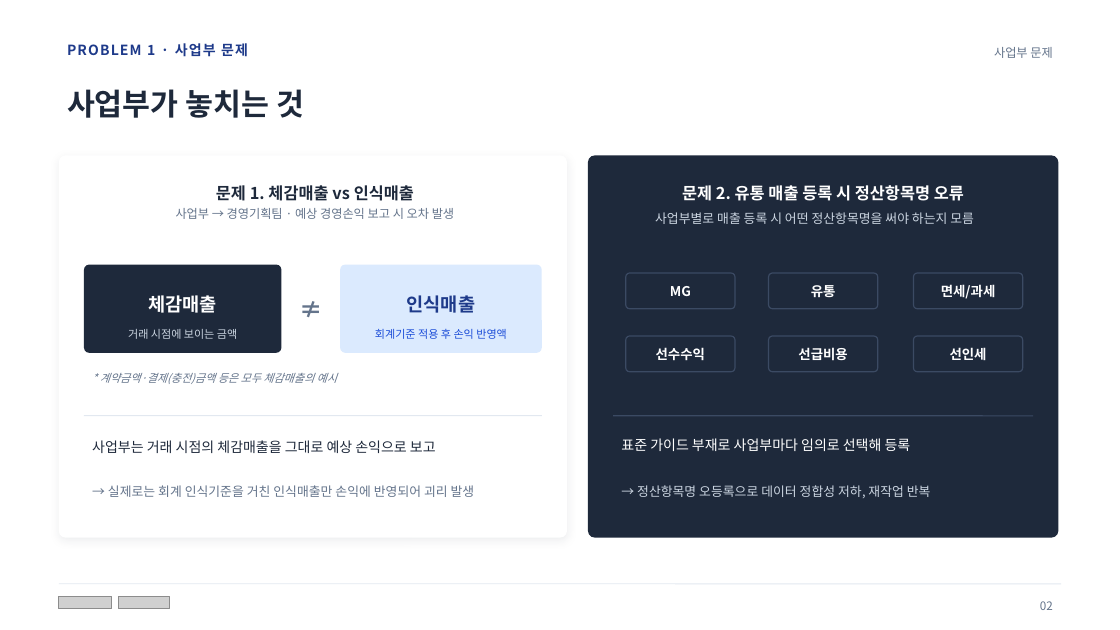
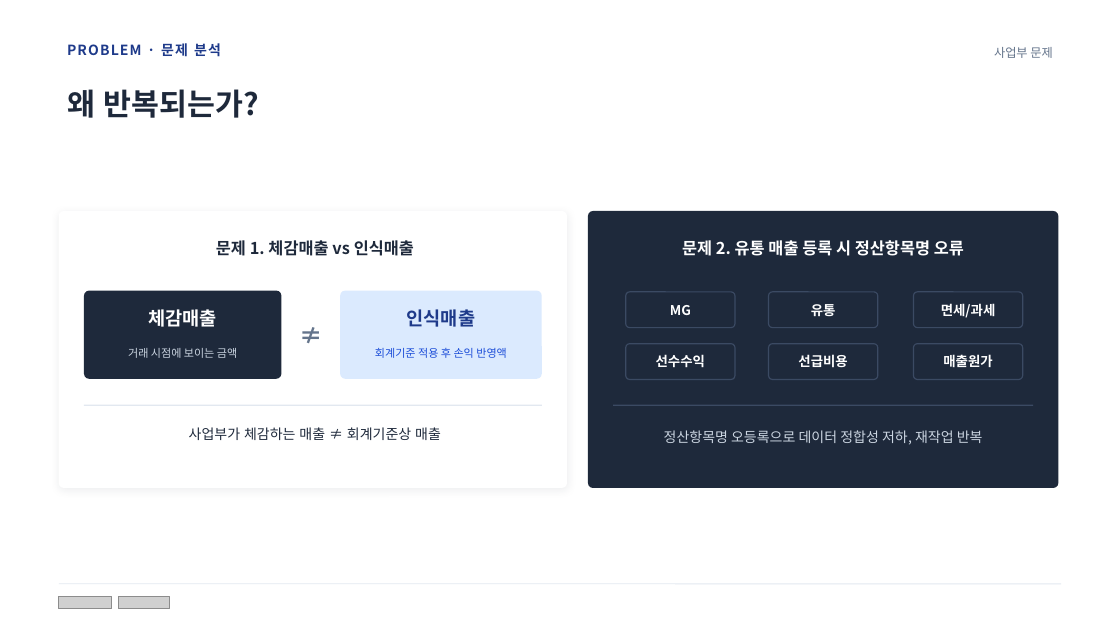
Before and after one commit to mdj11-netizen/vs-code, a slide deck: slide 13 of 과제pt/PPT/최종발표_회계Wiki구축_문동진_v2.pptx (slide 2 before the commit). Drawn at 1120x630 pixels with LibreOffice and Linux fonts; fonts in the diff are those of the drawing; grey boxes stand for pictures; background and template pictures are left out. Boxes give left, top, right and bottom in pixels: in the first picture for what was removed or moved away, otherwise in the second. Text is boxed around its words. In the diff, an @@ line names an element or a change of style, - is before the commit and + after.

```diff
--- a/과제pt/PPT/최종발표_회계Wiki구축_문동진_v2.pptx
+++ b/과제pt/PPT/최종발표_회계Wiki구축_문동진_v2.pptx
@@ text at <box>67,43,221,57</box>: text changed @@
-PROBLEM 1 · 사업부 문제
+PROBLEM · 문제 분석
@@ text at <box>67,89,258,118</box>: text changed @@
-사업부가 놓치는 것
+왜 반복되는가?
@@ text removed at <box>176,208,454,219</box> @@
-사업부 → 경영기획팀 · 예상 경영손익 보고 시 오차 발생
@@ rounded rectangle: place and size @@
-rounded rectangle at <box>59,155,567,538</box>
+rounded rectangle at <box>59,211,567,488</box>
@@ text "문제 1. 체감매출 vs 인식매출": place and size @@
-text "문제 1. 체감매출 vs 인식매출" at <box>216,185,414,201</box>
+text "문제 1. 체감매출 vs 인식매출" at <box>216,240,414,256</box>
@@ rounded rectangle: place and size @@
-rounded rectangle at <box>588,155,1059,538</box>
+rounded rectangle at <box>588,211,1059,488</box>
@@ text "문제 2. 유통 매출 등록 ...": place and size @@
-text "문제 2. 유통 매출 등록 ..." at <box>682,185,964,201</box>
+text "문제 2. 유통 매출 등록 ..." at <box>682,240,964,256</box>
@@ text removed at <box>655,212,974,224</box> @@
-사업부별로 매출 등록 시 어떤 정산항목명을 써야 하는지 모름
@@ text "체감매출": place and size @@
-text "체감매출" at <box>148,295,216,313</box>
+text "체감매출" at <box>148,309,216,327</box>
@@ text "인식매출": place and size @@
-text "인식매출" at <box>407,295,475,313</box>
+text "인식매출" at <box>407,309,475,327</box>
@@ 2 rounded rectangles, 1 text: place and size @@
-2 rounded rectangles, 1 text at <box>84,265,542,353</box>
+2 rounded rectangles, 1 text at <box>84,291,542,379</box>
@@ 3 texts, 3 rounded rectangles: place and size @@
-3 texts, 3 rounded rectangles at <box>626,273,1023,309</box>
+3 texts, 3 rounded rectangles at <box>626,292,1023,328</box>
@@ text "거래 시점에 보이는 금액": place and size @@
-text "거래 시점에 보이는 금액" at <box>128,329,237,339</box>
+text "거래 시점에 보이는 금액" at <box>128,348,237,358</box>
@@ text "회계기준 적용 후 손익 반영액": place and size @@
-text "회계기준 적용 후 손익 반영액" at <box>375,329,507,339</box>
+text "회계기준 적용 후 손익 반영액" at <box>375,348,507,358</box>
@@ 3 rounded rectangles, 2 texts: place and size @@
-3 rounded rectangles, 2 texts at <box>626,336,1023,372</box>
+3 rounded rectangles, 2 texts at <box>626,344,1023,380</box>
@@ text at <box>943,354,992,367</box>: text changed @@
-선인세
+매출원가
@@ text removed at <box>100,373,337,384</box> @@
-* 계약금액·결제(충전)금액 등은 모두 체감매출의 예시
@@ line moved from (84, 416) - (542, 416) to (84, 405) - (542, 405) @@
@@ line moved from (613, 416) - (1033, 416) to (613, 405) - (1033, 405) @@
@@ text at <box>189,427,441,440</box>: text changed @@
-사업부는 거래 시점의 체감매출을 그대로 예상 손익으로 보고
+사업부가 체감하는 매출 ≠ 회계기준상 매출
@@ text removed at <box>621,438,911,451</box> @@
-표준 가이드 부재로 사업부마다 임의로 선택해 등록
@@ text at <box>664,430,983,445</box>: text changed; size 11 to 12 pt @@
-→ 정산항목명 오등록으로 데이터 정합성 저하, 재작업 반복
+정산항목명 오등록으로 데이터 정합성 저하, 재작업 반복
@@ text removed at <box>108,485,475,497</box> @@
-→ 실제로는 회계 인식기준을 거친 인식매출만 손익에 반영되어 괴리 발생
@@ text removed at <box>1040,601,1053,610</box> @@
-02
```
Also in this commit, not shown: 12 other slides changed, 15 slides added, 2 slides removed, 6 other files.
